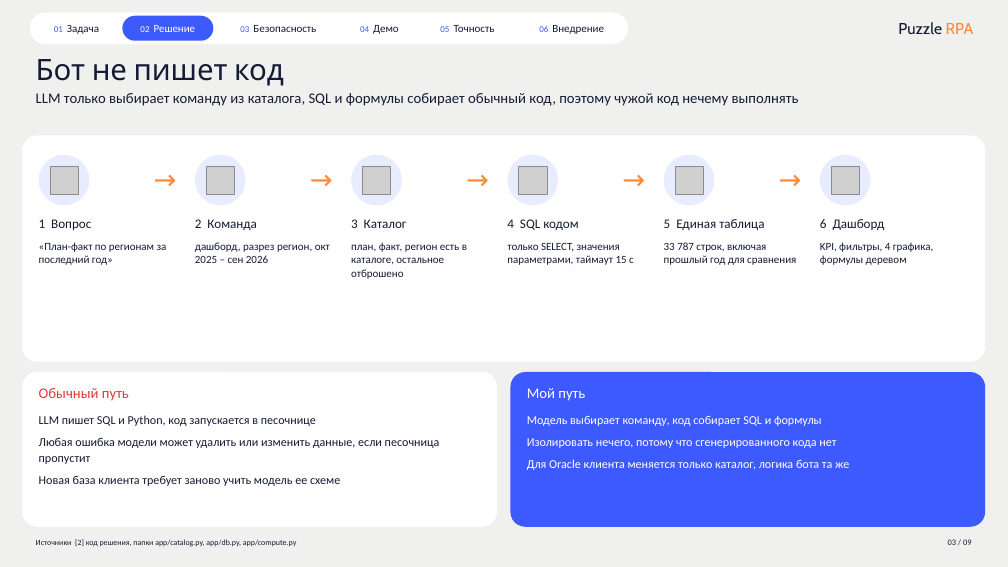
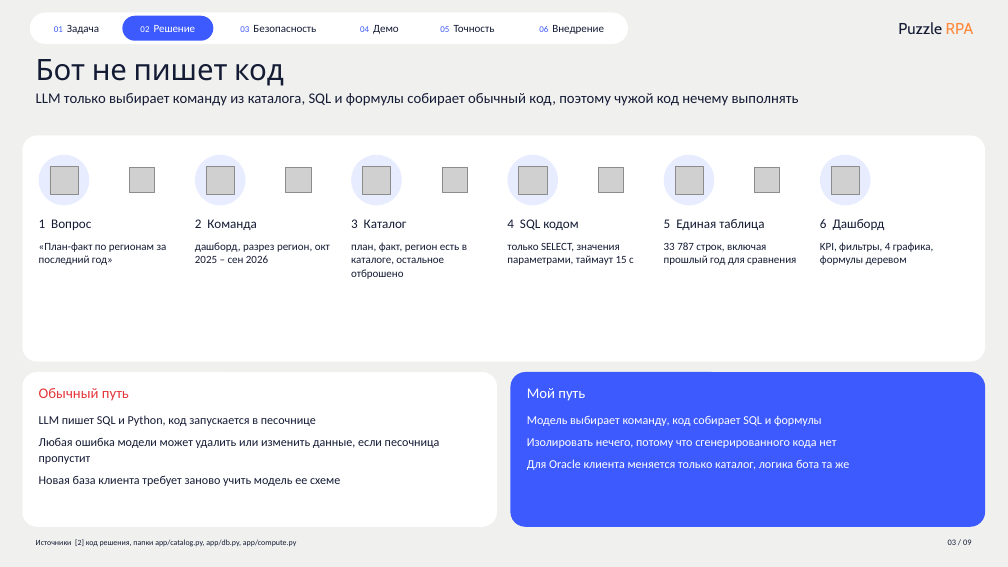
Before and after one commit to alkornilovich/Cases, a slide deck: slide 3 of sk-challenge-puzzle-bi-bot/presentation/Puzzle_BI_чат-бот.pptx. Drawn at 1008x567 pixels with LibreOffice and Linux fonts; fonts in the diff are those of the drawing; grey boxes stand for pictures. Boxes give left, top, right and bottom in pixels: in the first picture for what was removed or moved away, otherwise in the second. Text is boxed around its words. In the diff, an @@ line names an element or a change of style, - is before the commit and + after.

```diff
--- a/sk-challenge-puzzle-bi-bot/presentation/Puzzle_BI_чат-бот.pptx
+++ b/sk-challenge-puzzle-bi-bot/presentation/Puzzle_BI_чат-бот.pptx
@@ picture added at (x1=129, y1=167, x2=154, y2=192) @@
@@ text removed at (x1=146, y1=163, x2=185, y2=198) @@
-→
@@ picture added at (x1=286, y1=167, x2=311, y2=192) @@
@@ text removed at (x1=302, y1=163, x2=341, y2=198) @@
-→
@@ picture added at (x1=442, y1=167, x2=467, y2=192) @@
@@ text removed at (x1=458, y1=163, x2=497, y2=198) @@
-→
@@ picture added at (x1=598, y1=167, x2=623, y2=192) @@
@@ text removed at (x1=615, y1=163, x2=653, y2=198) @@
-→
@@ picture added at (x1=755, y1=167, x2=780, y2=192) @@
@@ text removed at (x1=771, y1=163, x2=810, y2=198) @@
-→
```
Also in this commit, not shown: 2 other slides changed, 1 other file.
